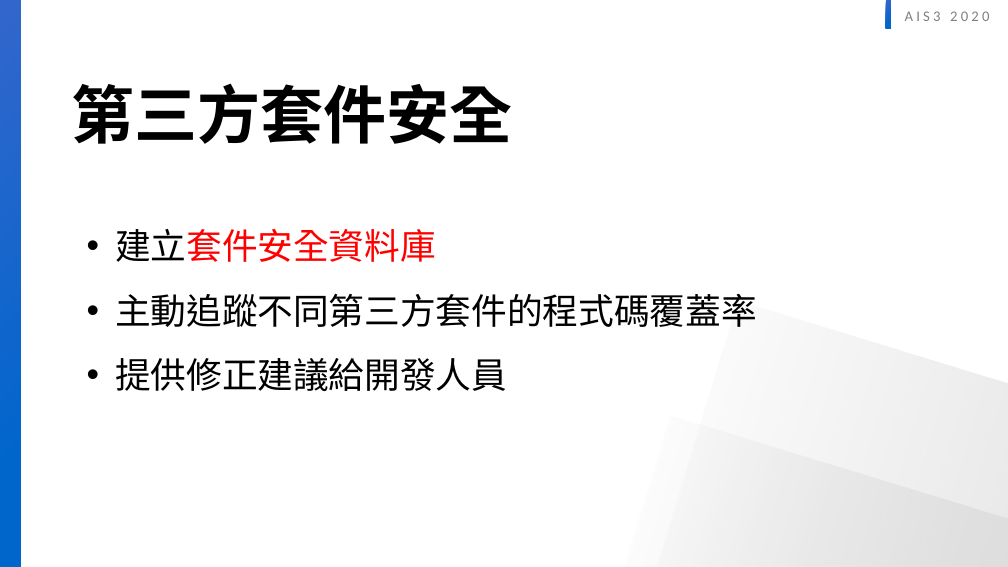
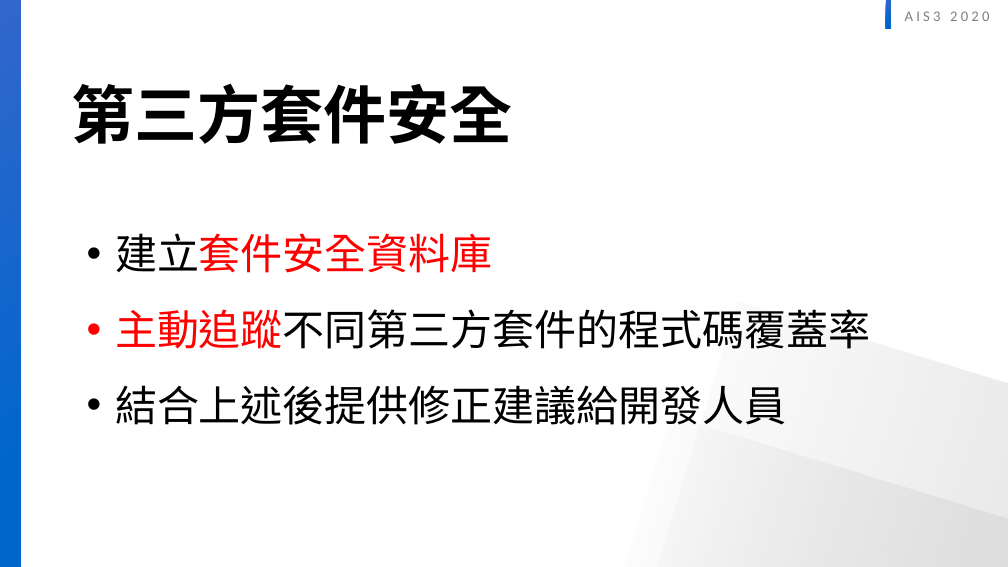
Before and after one commit to twinklestar03/AIS3-Dragon, a slide deck: slide 9 of Slide/AIS3 dragon security .pptx. Drawn at 1008x567 pixels with LibreOffice and Linux fonts; fonts in the diff are those of the drawing. Boxes give left, top, right and bottom in pixels: in the first picture for what was removed or moved away, otherwise in the second. Text is boxed around its words. In the diff, an @@ line names an element or a change of style, - is before the commit and + after.

```diff
--- a/Slide/AIS3 dragon security .pptx
+++ b/Slide/AIS3 dragon security .pptx
@@ text at bbox=[115, 233, 870, 349]: size 34 to 40 pt in "建立套件安全資料庫", "主動追蹤不同第三方套件的程式碼覆蓋率"; text colour #000000 to #FF0000 in "主動追蹤不同第三方套件的程式碼覆蓋率" @@
@@ text at bbox=[115, 385, 786, 425]: text changed; size 34 to 40 pt @@
-• 提供修正建議給開發人員
+• 結合上述後提供修正建議給開發人員
```
Also in this commit, not shown: 6 other slides changed, 1 slide added, 1 slide removed.
